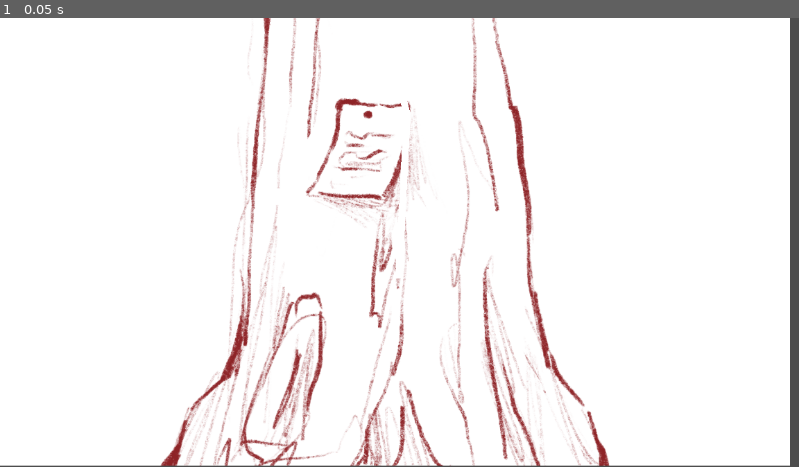
Above: before the commit, frame 1.
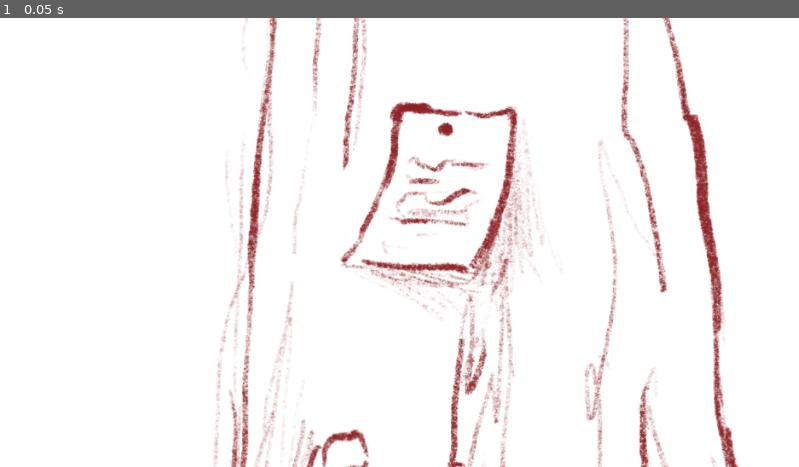
Above: after the commit, the same moment.

Repository: NanoMars/Canopy
Game: Godot game, scene res://MainScene.tscn
Same seed, same stepped clock (60 frames per second), same inputs: the game is played once before the commit and once after it. Before the commit the project has no main scene; this scene is started directly in both runs.
Inputs:
- Up to frame 1 (0.05 s): no input

The runs differ from the first frame. In frame 1, 15% of the frame differs, in the area x 0-100%, y 0-100%.

Commit message:
sigma scrolling system (SSS)

Diff:
--- a/Project/MainScene.tscn
+++ b/Project/MainScene.tscn
@@ -1,11 +1,14 @@
-[gd_scene load_steps=5 format=3 uid="uid://bs88hecpy8tei"]
+[gd_scene load_steps=6 format=3 uid="uid://bs88hecpy8tei"]
 
 [ext_resource type="Texture2D" uid="uid://dbngca386s1ii" path="res://Assets/TreeDemo.png" id="1_3mqji"]
-[ext_resource type="Script" uid="uid://brd15o7xweaar" path="res://scripts/interactable.gd" id="2_x4av3"]
+[ext_resource type="Script" uid="uid://d2cl0ccetonyb" path="res://camera_system.gd" id="1_rpqi1"]
+[ext_resource type="Script" uid="uid://brd15o7xweaar" path="res://Scripts/interactable.gd" id="2_x4av3"]
 
-[sub_resource type="GDScript" id="GDScript_1305s"]
-script/source = "extends Node
-"
+[sub_resource type="Curve2D" id="Curve2D_uxrcv"]
+_data = {
+"points": PackedVector2Array(0, 0, 0, 0, 455, 71, 70.171, 261.858, -70.171, -261.858, 927, -1109, 0, 212.225, 0, -212.225, 162, -1901, 3.42298, 145.476, -3.42298, -145.476, 924, -2574, -1.72614, 286.539, 1.72614, -286.539, 271, -3279, -133.496, 8.55744, 133.496, -8.55744, 587, -3600)
+}
+point_count = 6
 
 [sub_resource type="CircleShape2D" id="CircleShape2D_rpqi1"]
 radius = 130.863
@@ -17,29 +20,38 @@
 anchor_bottom = 1.0
 grow_horizontal = 2
 grow_vertical = 2
+mouse_filter = 2
+
+[node name="CameraManager" type="CanvasLayer" parent="." node_paths=PackedStringArray("path_follow", "camera_path")]
+script = ExtResource("1_rpqi1")
+path_follow = NodePath("CameraPath/CameraThingy")
+camera_path = NodePath("CameraPath")
+goal_increment = 32.0
+marker_elasticity = 6.0
+marker_drag = 0.8
+
+[node name="CameraPath" type="Path2D" parent="CameraManager"]
+curve = SubResource("Curve2D_uxrcv")
+
+[node name="CameraThingy" type="PathFollow2D" parent="CameraManager/CameraPath"]
+position = Vector2(455, 71)
+rotation = -1.19692
+rotates = false
+loop = false
+
+[node name="Camera2D" type="Camera2D" parent="CameraManager/CameraPath/CameraThingy"]
 
 [node name="TextureRect" type="TextureRect" parent="."]
 custom_minimum_size = Vector2(200, 0)
 layout_mode = 0
-offset_left = 6.0
-offset_top = -2106.0
-offset_right = 1947.0
-offset_bottom = 654.0
+offset_left = -399.0
+offset_top = -3892.0
+offset_right = 1562.0
+offset_bottom = 762.0
+mouse_filter = 2
 texture = ExtResource("1_3mqji")
 expand_mode = 1
 stretch_mode = 4
-
-[node name="Node" type="Node" parent="."]
-script = SubResource("GDScript_1305s")
-
-[node name="Marker2D" type="Marker2D" parent="Node"]
-position = Vector2(597, 332)
-
-[node name="Camera2D" type="Camera2D" parent="Node/Marker2D"]
-
-[node name="Line2D" type="Line2D" parent="Node"]
-position = Vector2(302, 501)
-points = PackedVector2Array(294, -117, 306, -354, 249, -571, 187, -768, 629, -1041, 383, -1376, 742, -1617, 318, -1813)
 
 [node name="interactable" type="Area2D" parent="."]
 script = ExtResource("2_x4av3")
--- a/Project/camera_system.gd
+++ b/Project/camera_system.gd
@@ -1,21 +1,38 @@
 extends Node
 
-@export var camera_marker: PathFollow2D
+@export var path_follow: PathFollow2D
 @export var camera_path: Path2D
-@export var scrolling_thing: Control
+@onready var max_progress: float = camera_path.curve.get_baked_length()
 
-var progress: float:
-	set(value):
-		_progress = value
-		update_marker_position()
-	get:
-		return _progress
+var goal: float = 0.0
+@export var goal_increment: float = 0.1
 
-var _progress: float = 0.0
+var marker_velocity: float = 0.0
+@export var marker_elasticity: float = 0.1
+@export var marker_drag: float = 0.1
+@export var end_buffer: float = 100
+@export var scroll_curve: Curve
 
-func _ready():
-	if camera_marker and camera_path:
-		update_marker_position()
+# how do I do an export
 
-func update_marker_position():
-	camera_marker.progress_ratio = clamp(progress / 100.0, 0.0, 1.0)
+func _input(event):
+	if event is InputEventMouseButton:
+		if event.button_index == MOUSE_BUTTON_WHEEL_UP:
+			goal += goal_increment
+			goal = clamp(goal, end_buffer, max_progress - end_buffer)
+		elif event.button_index == MOUSE_BUTTON_WHEEL_DOWN:
+			goal -= goal_increment
+			goal = clamp(goal, end_buffer, max_progress - end_buffer)
+	elif event is InputEventPanGesture:
+		goal += -event.delta.y * goal_increment
+		goal = clamp(goal, end_buffer, max_progress - end_buffer)
+
+func _process(delta):
+	var temp_pos = path_follow.progress
+
+
+	marker_velocity += (goal - temp_pos) * marker_elasticity
+	marker_velocity *= marker_drag
+	temp_pos += marker_velocity * delta
+
+	path_follow.progress = temp_pos
--- a/Project/interact test scene.tscn
+++ b/Project/interact test scene.tscn
@@ -1,6 +1,6 @@
 [gd_scene load_steps=4 format=3 uid="uid://cefvip8gnajux"]
 
-[ext_resource type="Script" uid="uid://brd15o7xweaar" path="res://scripts/interactable.gd" id="1_qk8ai"]
+[ext_resource type="Script" uid="uid://brd15o7xweaar" path="res://Scripts/interactable.gd" id="1_qk8ai"]
 [ext_resource type="Script" uid="uid://dghbxbgsgpkdh" path="res://test_interaction.gd" id="2_h0mxs"]
 
 [sub_resource type="CircleShape2D" id="CircleShape2D_h0mxs"]
--- a/Project/project.godot
+++ b/Project/project.godot
@@ -11,6 +11,7 @@
 [application]
 
 config/name="Canopy"
+run/main_scene="uid://bs88hecpy8tei"
 config/features=PackedStringArray("4.4", "GL Compatibility")
 config/icon="res://icon.svg"
 
